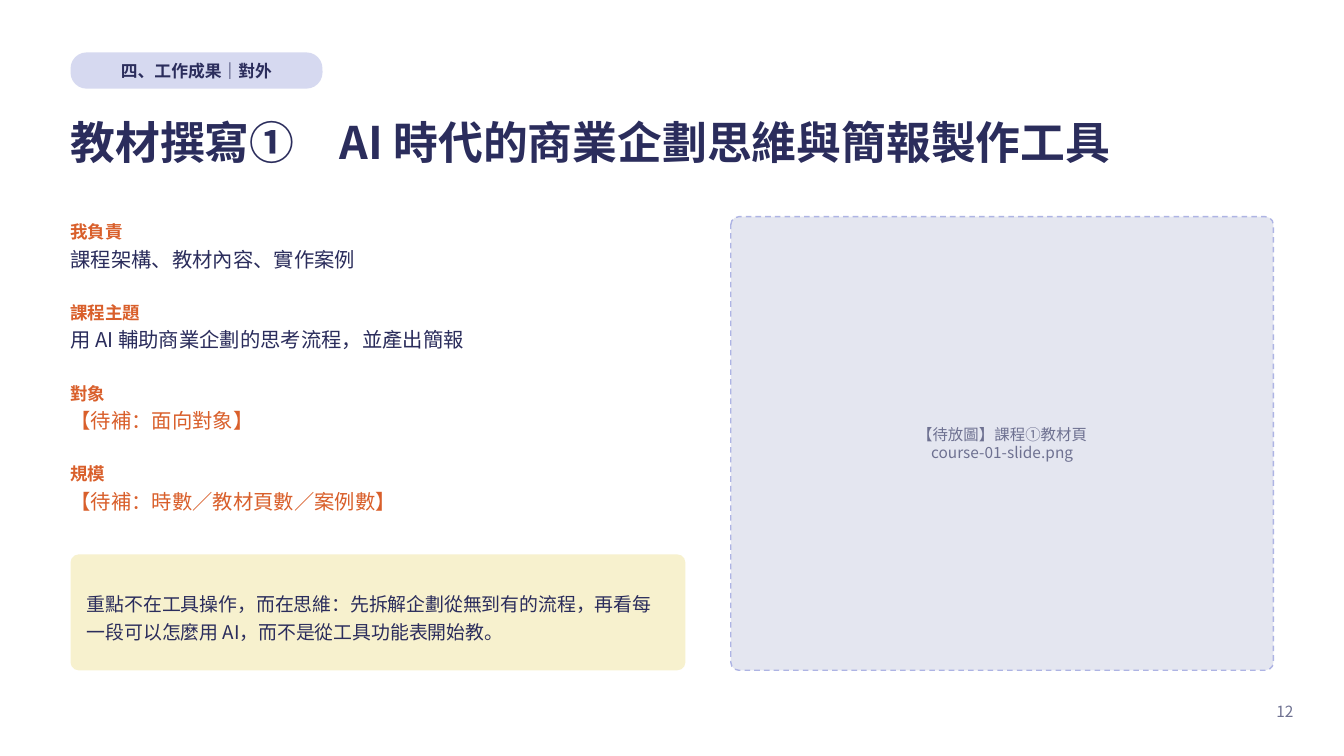
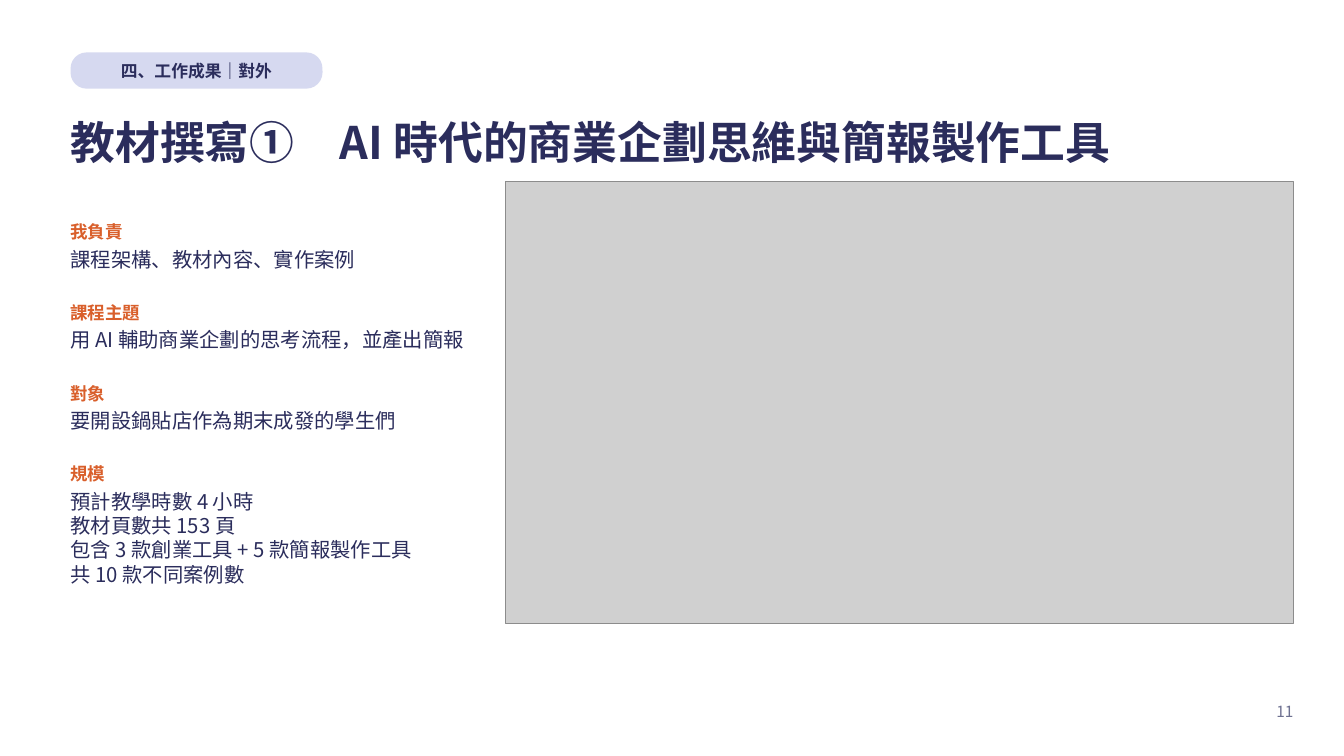
Before and after one commit to kirihuang-bit/freshman-report, a slide deck: slide 11 of 黃家朗新人報告.pptx (slide 12 before the commit). Drawn at 1344x756 pixels with LibreOffice and Linux fonts; fonts in the diff are those of the drawing; grey boxes stand for pictures. Boxes give left, top, right and bottom in pixels: in the first picture for what was removed or moved away, otherwise in the second. Text is boxed around its words. In the diff, an @@ line names an element or a change of style, - is before the commit and + after.

```diff
--- a/黃家朗新人報告.pptx
+++ b/黃家朗新人報告.pptx
@@ picture added at [505,181,1294,623] @@
@@ rounded rectangle removed at [731,217,1273,670] @@
@@ text at [71,411,396,430]: text changed; text colour #D95F2B to #2B2D5C @@
-【待補：面向對象】
+要開設鍋貼店作為期末成發的學生們
@@ text removed at [917,427,1087,462] @@
-【待放圖】課程①教材頁
-course-01-slide.png
@@ text at [71,492,411,584]: text changed; text colour #D95F2B to #2B2D5C @@
-【待補：時數／教材頁數／案例數】
+預計教學時數 4 小時
+教材頁數共 153 頁
+包含 3 款創業工具 + 5 款簡報製作工具
+共 10 款不同案例數
@@ rounded rectangle removed at [71,555,686,670] @@
-重點不在工具操作，而在思維：先拆解企劃從無到有的流程，再看每一段可以怎麼用 AI，而不是從工具功能表開始教。
@@ page number at [1276,705,1293,717]: text changed @@
-12
+11
```
Also in this commit, not shown: 12 other slides changed, 4 slides removed, 3 other files.
